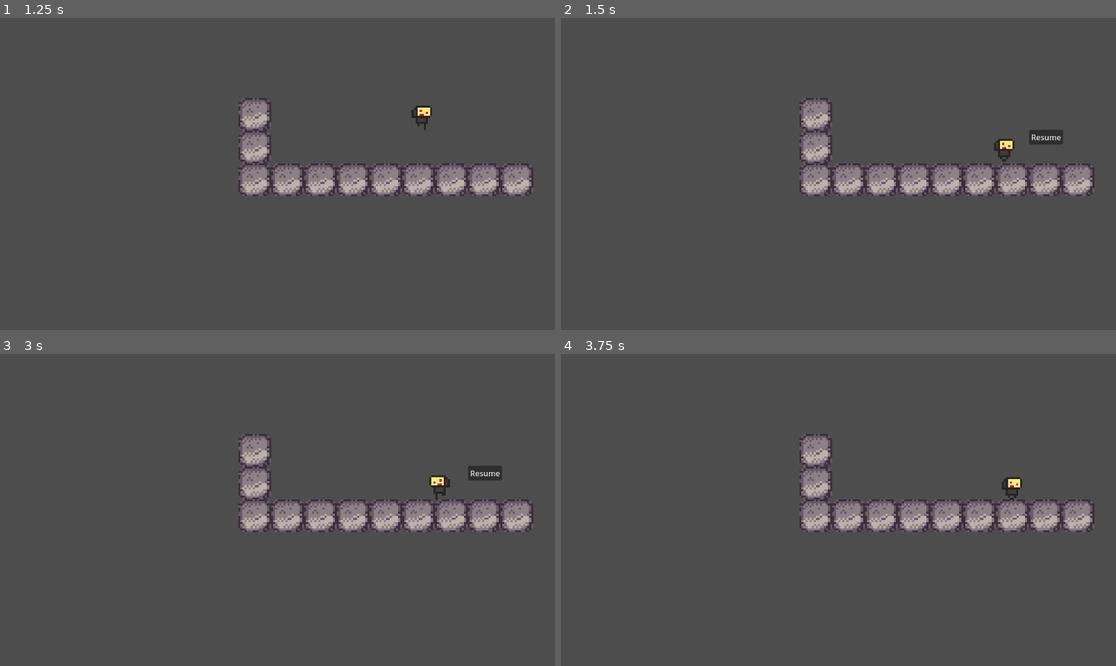
Above: before the commit, frames 1-4 (two rows, left to right).
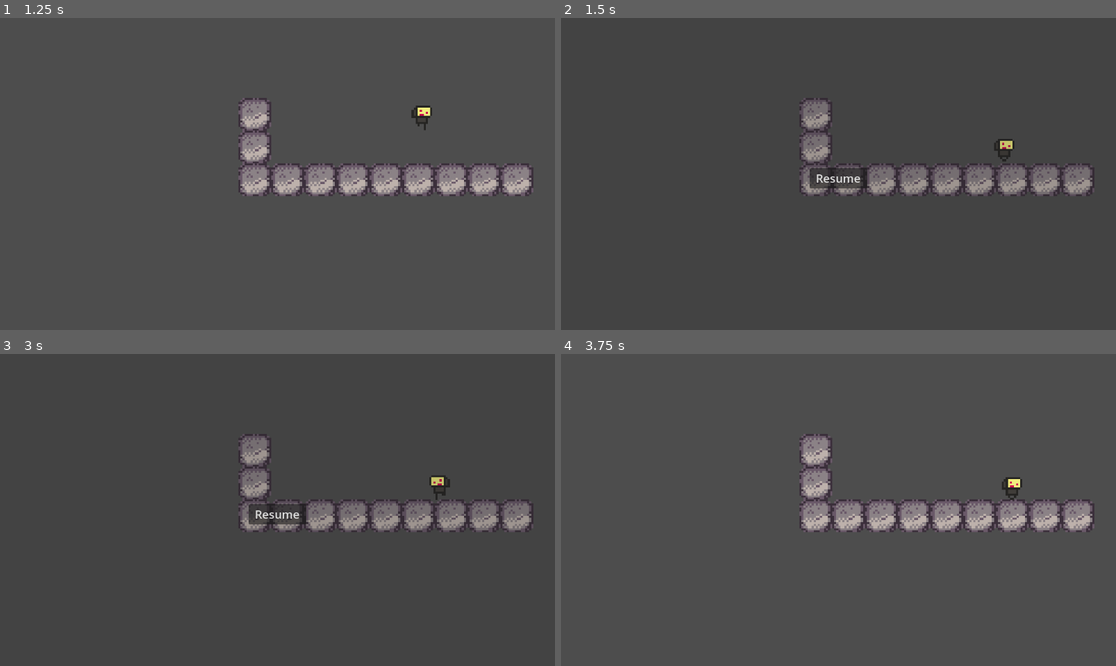
Above: after the commit, the same moments.

Repository: arcality/Built-to-Scale-GMTK-2024
Game: Godot game, scene res://scenes/main.tscn
The game is run twice, just before and just after one commit, with the same random seed, the same clock (stepped at 60 frames per second) and the same inputs. The engine's default icon, where the game draws it, is replaced by a stand-in: a white triangle on a blue panel in a dark square.
Inputs:
- Up to frame 1 (1.25 s): hold D (move_right) from 0.53 s (still down); tap E (edit) at 0.6 s; tap Space (jump) at 0.77 s
- Up to frame 2 (1.5 s): keep holding D (move_right); tap E (edit) at 1.35 s
- Up to frame 3 (3 s): tap Space (jump) at 1.52 s; release D (move_right) at 2 s; click "Resume" at 2 s; hold A (move_left) from 2.78 s (still down); tap E (edit) at 2.85 s
- Up to frame 4 (3.75 s): tap Enter at 3.5 s; release A (move_left) at 3.53 s; hold D (move_right) from 3.53 s (still down); tap E (edit) at 3.6 s

Frame 1 is identical in both runs. In frame 2, 1.7% of the frame differs, in the area x 43-96%, y 30-56%; in frame 3, 1.8%; in frame 4, nothing differs.

Commit message:
pause/edit menu now takes up whole screen

Diff:
--- a/scenes/edit_area.tscn
+++ b/scenes/edit_area.tscn
@@ -1,7 +1,6 @@
-[gd_scene load_steps=4 format=3 uid="uid://ce5q1qa0j4hhh"]
+[gd_scene load_steps=3 format=3 uid="uid://ce5q1qa0j4hhh"]
 
 [ext_resource type="Script" path="res://scripts/edit_area.gd" id="1_1v7a8"]
-[ext_resource type="PackedScene" uid="uid://beebwu1e2xqof" path="res://scenes/edit_menu.tscn" id="2_rtyo1"]
 
 [sub_resource type="RectangleShape2D" id="RectangleShape2D_vphfq"]
 size = Vector2(269.5, 133)
@@ -14,7 +13,5 @@
 [node name="CollisionShape2D" type="CollisionShape2D" parent="Area2D"]
 shape = SubResource("RectangleShape2D_vphfq")
 
-[node name="edit_menu" parent="." instance=ExtResource("2_rtyo1")]
-
 [connection signal="body_entered" from="Area2D" to="." method="_on_area_2d_body_entered"]
 [connection signal="body_exited" from="Area2D" to="." method="_on_area_2d_body_exited"]
--- a/scenes/edit_menu.tscn
+++ b/scenes/edit_menu.tscn
@@ -1,6 +1,8 @@
-[gd_scene load_steps=2 format=3 uid="uid://beebwu1e2xqof"]
+[gd_scene load_steps=3 format=3 uid="uid://beebwu1e2xqof"]
 
 [ext_resource type="Script" path="res://scripts/edit_menu.gd" id="1_nxwmh"]
+
+[sub_resource type="CanvasTexture" id="CanvasTexture_gf118"]
 
 [node name="edit_menu" type="Control"]
 layout_mode = 3
@@ -11,17 +13,49 @@
 grow_vertical = 2
 script = ExtResource("1_nxwmh")
 
+[node name="TextureRect" type="TextureRect" parent="."]
+modulate = Color(0.114897, 0.114897, 0.114897, 0.2)
+layout_mode = 0
+offset_right = 1152.0
+offset_bottom = 648.0
+texture = SubResource("CanvasTexture_gf118")
+
 [node name="MarginContainer" type="MarginContainer" parent="."]
-layout_mode = 0
-offset_right = 40.0
-offset_bottom = 40.0
+layout_mode = 1
+anchors_preset = 15
+anchor_right = 1.0
+anchor_bottom = 1.0
+grow_horizontal = 2
+grow_vertical = 2
+theme_override_constants/margin_left = 12
+theme_override_constants/margin_top = 12
+theme_override_constants/margin_right = 12
+theme_override_constants/margin_bottom = 12
 
 [node name="VBoxContainer" type="VBoxContainer" parent="MarginContainer"]
 layout_mode = 2
+theme_override_constants/separation = 60
 
-[node name="Resume" type="Button" parent="MarginContainer/VBoxContainer"]
+[node name="Seperator" type="Control" parent="MarginContainer/VBoxContainer"]
+layout_mode = 2
+
+[node name="HBoxContainer" type="HBoxContainer" parent="MarginContainer"]
+layout_mode = 2
+alignment = 1
+
+[node name="VBoxContainer" type="VBoxContainer" parent="MarginContainer/HBoxContainer"]
+layout_mode = 2
+theme_override_constants/separation = 18
+alignment = 1
+
+[node name="Seperator2" type="Control" parent="MarginContainer/HBoxContainer/VBoxContainer"]
+layout_mode = 2
+
+[node name="Resume" type="Button" parent="MarginContainer/HBoxContainer/VBoxContainer"]
 texture_filter = 2
+custom_minimum_size = Vector2(120, 40)
 layout_mode = 2
+theme_override_font_sizes/font_size = 24
 text = "Resume"
 
-[connection signal="pressed" from="MarginContainer/VBoxContainer/Resume" to="." method="_on_resume_pressed"]
+[connection signal="pressed" from="MarginContainer/HBoxContainer/VBoxContainer/Resume" to="." method="_on_resume_pressed"]
--- a/scenes/main.tscn
+++ b/scenes/main.tscn
@@ -1,10 +1,11 @@
-[gd_scene load_steps=6 format=3 uid="uid://v30ilrrghva1"]
+[gd_scene load_steps=7 format=3 uid="uid://v30ilrrghva1"]
 
 [ext_resource type="Script" path="res://scripts/main.gd" id="1_8n6hf"]
 [ext_resource type="PackedScene" uid="uid://dujgkqlppnd1d" path="res://scenes/temp_terrain.tscn" id="1_k1u6s"]
 [ext_resource type="PackedScene" uid="uid://dol4ikt2xc18v" path="res://scenes/player.tscn" id="2_tyjf3"]
 [ext_resource type="PackedScene" uid="uid://3aqhs86jpg2f" path="res://scenes/levels/level_one.tscn" id="3_723ci"]
 [ext_resource type="PackedScene" uid="uid://ce5q1qa0j4hhh" path="res://scenes/edit_area.tscn" id="4_lfd5i"]
+[ext_resource type="PackedScene" uid="uid://beebwu1e2xqof" path="res://scenes/edit_menu.tscn" id="6_ty4xn"]
 
 [node name="Main" type="Node"]
 script = ExtResource("1_8n6hf")
@@ -21,5 +22,7 @@
 [node name="edit_area" parent="." instance=ExtResource("4_lfd5i")]
 position = Vector2(972, 232)
 
+[node name="edit_menu" parent="." instance=ExtResource("6_ty4xn")]
+
 [connection signal="player_entered" from="edit_area" to="." method="_on_edit_area_player_entered"]
 [connection signal="player_exited" from="edit_area" to="." method="_on_edit_area_player_exited"]
--- a/scripts/edit_area.gd
+++ b/scripts/edit_area.gd
@@ -1,11 +1,7 @@
 extends Node2D
 
-@onready var edit_menu = $edit_menu
 signal player_entered(body)
 signal player_exited(body)
-
-func _ready():
-	edit_menu.hide()
 
 # is player in bounds?
 func _on_area_2d_body_entered(body):
--- a/scripts/edit_menu.gd
+++ b/scripts/edit_menu.gd
@@ -1,6 +1,9 @@
 extends Control
 
-@onready var main = $"../../"
+@onready var main = $"../"
+
+func _ready():
+	self.hide()
 
 func _on_resume_pressed():
 	main.editMenu()
--- a/scripts/main.gd
+++ b/scripts/main.gd
@@ -2,6 +2,7 @@
 
 # editing area variables
 @onready var edit_area = $edit_area
+@onready var edit_menu = $edit_menu
 var editing = false
 var in_edit_bounds = false
 
@@ -12,19 +13,19 @@
 
 func editMenu():
 	if editing:
-		edit_area.edit_menu.hide()
+		edit_menu.hide()
 		Engine.time_scale = 1
 	else:
-		edit_area.edit_menu.show()
+		edit_menu.show()
 		Engine.time_scale = 0
 
 	editing = !editing
 
 
 # is player in bounds?
-func _on_edit_area_player_entered(body):
+func _on_edit_area_player_entered(_body):
 	in_edit_bounds = true
 
 # is player out of bounds?
-func _on_edit_area_player_exited(body):
+func _on_edit_area_player_exited(_body):
 	in_edit_bounds = false
